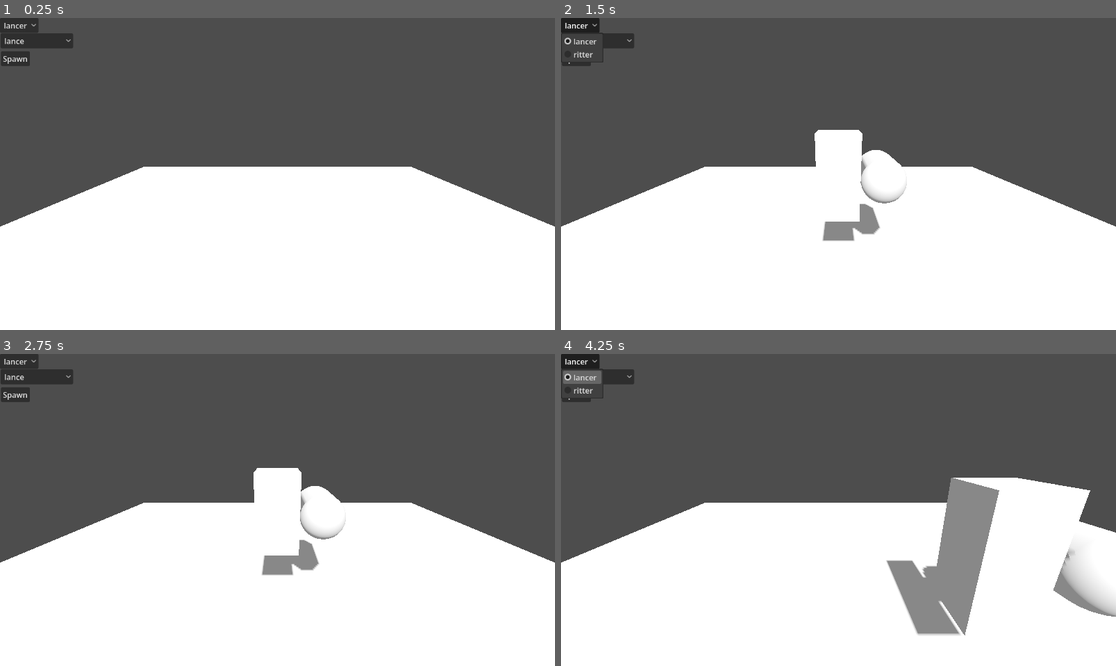
Above: before the commit, frames 1-4 (two rows, left to right).
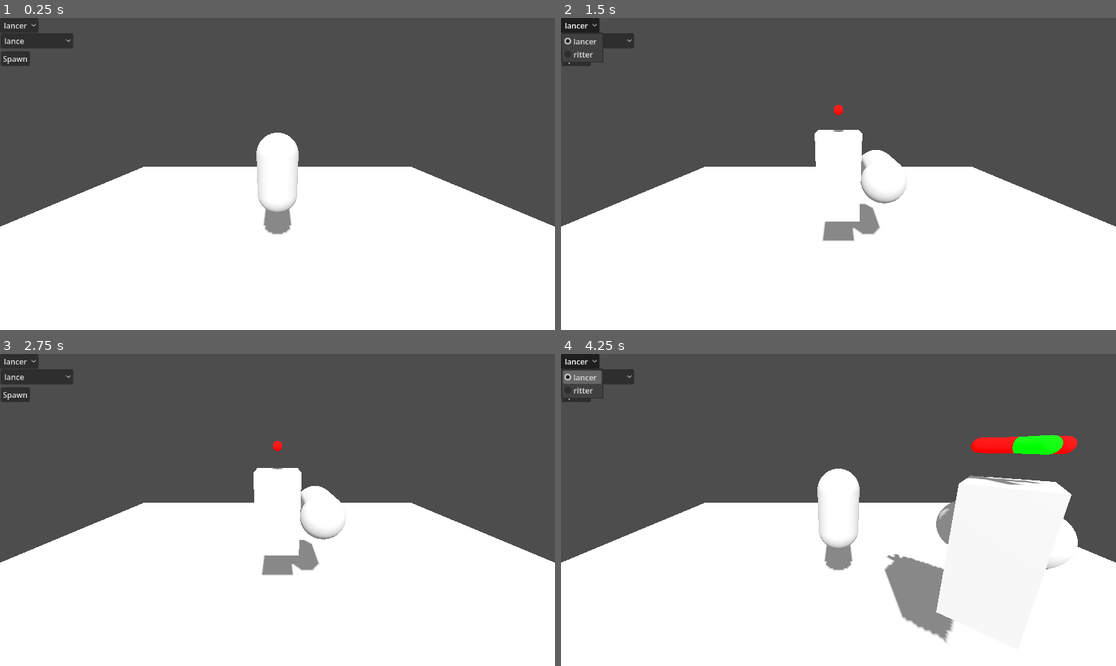
Above: after the commit, the same moments.

Repository: PSoldOut/strategiespiel
Game: Godot game, scene res://main.tscn
Same seed, same stepped clock (60 frames per second), same inputs: the game is played once before the commit and once after it.
Inputs (mouse positions are in pixels of both pictures, inside the frame that each line leads up to):
- Up to frame 1 (0.25 s): no input
- Up to frame 2 (1.5 s): click "Spawn" at 0.5 s; click "lancer" at 1.25 s
- Up to frame 3 (2.75 s): click "lance" at 2 s
- Up to frame 4 (4.25 s): move the mouse to (960, 494) at 2.77 s; hold D (right) 2.78-3.53 s; hold Space (attack) 2.78-3.53 s; click (960, 494) at 2.92 s; move the mouse to (727, 525) at 3.52 s; hold S (down) from 3.53 s (still down); tap Space (attack) at 3.6 s

The runs differ from the first frame. In frame 1, 1.2% of the frame differs, in the area x 46-54%, y 36-70%; in frame 2, less than 0.1%; in frame 3, less than 0.1%; in frame 4, 8.4%, in the area x 46-100%, y 25-93%.

Commit message:
unit is now facing target

Diff:
--- a/Units/gd/unit.gd
+++ b/Units/gd/unit.gd
@@ -4,16 +4,33 @@
 @export var body_socket_path: NodePath
 @export var weapon_socket_path: NodePath
 
+@export var unit_path: NodePath
+@export var target_path: NodePath
+@export var move_path: NodePath
+
 @export_group("Movement")
 @export var move_speed: float = 3.0
+@export var rotation_lerp_speed: float = 10.0
+
+var target_arrow: MeshInstance3D
+var move_arrow: MeshInstance3D
 
 var body_instance: Node3D
 var weapon_instance: Node3D
+var target_instance: Node3D
+
 var _is_moving: bool = false
+var _move_direction: Vector3 = Vector3.FORWARD
 
-func setup(body_scene: PackedScene, weapon_scene: PackedScene) -> void:
+func _ready() -> void:
+	target_arrow = get_node_or_null(target_path) as MeshInstance3D
+	move_arrow = get_node_or_null(move_path) as MeshInstance3D
+
+func setup(body_scene: PackedScene, weapon_scene: PackedScene, target_node: Node3D = null) -> void:
 	var body_socket := get_node_or_null(body_socket_path) as Node3D
 	var weapon_socket := get_node_or_null(weapon_socket_path) as Node3D
+
+	target_instance = target_node
 
 	if body_socket == null:
 		push_error("Unit: body socket not found")
@@ -40,8 +57,12 @@
 	if body_instance.has_method("set_weapon"):
 		body_instance.set_weapon(weapon_instance)
 
+func set_target(target_node: Node3D) -> void:
+	target_instance = target_node
+
 func _process(delta: float) -> void:
 	_handle_movement(delta)
+	_update_direction_visuals(delta)
 	_update_animation(delta)
 
 func _input(event: InputEvent) -> void:
@@ -64,7 +85,52 @@
 
 	if _is_moving:
 		input = input.normalized()
+		_move_direction = input
 		global_position += input * move_speed * delta
+
+func _update_direction_visuals(delta: float) -> void:
+	var has_target := target_instance != null and is_instance_valid(target_instance)
+
+	var target_dir := Vector3.ZERO
+	if has_target:
+		target_dir = target_instance.global_position - global_position
+		target_dir.y = 0.0
+		if target_dir.length_squared() > 0.0001:
+			target_dir = target_dir.normalized()
+		else:
+			target_dir = Vector3.ZERO
+
+	# move arrow zeigt letzte/laufende Bewegungsrichtung
+	if move_arrow != null:
+		move_arrow.visible = _is_moving
+		if _is_moving:
+			var move_angle := atan2(_move_direction.x, _move_direction.z)
+			move_arrow.rotation.y = lerp_angle(
+				move_arrow.rotation.y,
+				move_angle,
+				rotation_lerp_speed * delta
+			)
+
+	# target arrow zeigt immer auf target
+	if target_arrow != null:
+		target_arrow.visible = has_target
+		if has_target and target_dir != Vector3.ZERO:
+			var target_angle := atan2(target_dir.x, target_dir.z) + PI
+			target_arrow.rotation.y = lerp_angle(
+				target_arrow.rotation.y,
+				target_angle,
+				rotation_lerp_speed * delta
+			)
+			body_instance.rotation.y = lerp_angle(
+				body_instance.rotation.y,
+				target_angle,
+				rotation_lerp_speed * delta
+			)
+			weapon_instance.rotation.y = lerp_angle(
+				weapon_instance.rotation.y,
+				target_angle,
+				rotation_lerp_speed * delta
+			)
 
 func _update_animation(delta: float) -> void:
 	if body_instance != null and body_instance.has_method("set_moving"):
@@ -80,7 +146,6 @@
 		weapon_instance.update_animation(delta)
 
 func attack() -> void:
-
 	if body_instance != null and body_instance.has_method("play_attack"):
 		body_instance.play_attack()
 
--- a/Units/tscn/unit.tscn
+++ b/Units/tscn/unit.tscn
@@ -1,12 +1,38 @@
 [gd_scene format=3 uid="uid://bixgt8tpbdxvh"]
 
 [ext_resource type="Script" uid="uid://msxrfqyj1536" path="res://Units/gd/unit.gd" id="1_xivwj"]
+
+[sub_resource type="StandardMaterial3D" id="StandardMaterial3D_xivwj"]
+albedo_color = Color(1, 0.019607844, 0.019607844, 1)
+
+[sub_resource type="CapsuleMesh" id="CapsuleMesh_001pk"]
+material = SubResource("StandardMaterial3D_xivwj")
+radius = 0.1
+height = 1.0
+
+[sub_resource type="StandardMaterial3D" id="StandardMaterial3D_v7enw"]
+albedo_color = Color(0, 1, 0, 1)
+
+[sub_resource type="CapsuleMesh" id="CapsuleMesh_b1do3"]
+material = SubResource("StandardMaterial3D_v7enw")
+radius = 0.1
+height = 1.0
 
 [node name="Unit" type="Node3D" unique_id=1872439523]
 script = ExtResource("1_xivwj")
 body_socket_path = NodePath("body_socket")
 weapon_socket_path = NodePath("weapon_socket")
+target_path = NodePath("Target")
+move_path = NodePath("Move")
 
 [node name="body_socket" type="Node3D" parent="." unique_id=1596862037]
 
 [node name="weapon_socket" type="Node3D" parent="." unique_id=190554313]
+
+[node name="Target" type="MeshInstance3D" parent="." unique_id=1695142083]
+transform = Transform3D(1, 0, 0, 0, -4.371139e-08, -1, 0, 1, -4.371139e-08, 0, 1.5, 0)
+mesh = SubResource("CapsuleMesh_001pk")
+
+[node name="Move" type="MeshInstance3D" parent="." unique_id=1044653915]
+transform = Transform3D(1, 0, 0, 0, -4.371139e-08, -1, 0, 1, -4.371139e-08, 0, 1.5, 0)
+mesh = SubResource("CapsuleMesh_b1do3")
--- a/main.tscn
+++ b/main.tscn
@@ -17,6 +17,8 @@
 
 [sub_resource type="BoxMesh" id="BoxMesh_5vw27"]
 
+[sub_resource type="CapsuleMesh" id="CapsuleMesh_272bh"]
+
 [node name="main" type="Node3D" unique_id=1497122719]
 
 [node name="Pivot" type="Node3D" parent="." unique_id=775453112 node_paths=PackedStringArray("target")]
@@ -26,7 +28,7 @@
 [node name="Camera3D" type="Camera3D" parent="Pivot" unique_id=820772809]
 transform = Transform3D(1, 0, 0, 0, 0.9926162, 0.12129766, 0, -0.12129766, 0.9926162, 0, 1.2076938, 4.474905)
 
-[node name="SpawnTester" type="Control" parent="Pivot/Camera3D" unique_id=876545644 node_paths=PackedStringArray("spawn_parent", "camera")]
+[node name="SpawnTester" type="Control" parent="Pivot/Camera3D" unique_id=876545644 node_paths=PackedStringArray("spawn_parent", "camera", "target_node")]
 layout_mode = 3
 anchors_preset = 0
 size_flags_horizontal = 3
@@ -37,6 +39,7 @@
 weapon_scenes = Array[PackedScene]([ExtResource("5_efxa6"), ExtResource("6_dg77c")])
 spawn_parent = NodePath("../../..")
 camera = NodePath("..")
+target_node = NodePath("../../../World/Enemy")
 
 [node name="BodySelect" type="OptionButton" parent="Pivot/Camera3D/SpawnTester" unique_id=1455076525]
 layout_mode = 0
@@ -76,3 +79,8 @@
 [node name="MeshInstance3D" type="MeshInstance3D" parent="World/Ground" unique_id=1403301906]
 transform = Transform3D(20, 0, 0, 0, 1, 0, 0, 0, 20, 0, 0, 0)
 mesh = SubResource("BoxMesh_5vw27")
+
+[node name="Enemy" type="Node3D" parent="World" unique_id=1632828372]
+
+[node name="MeshInstance3D" type="MeshInstance3D" parent="World/Enemy" unique_id=1394663274]
+mesh = SubResource("CapsuleMesh_272bh")
--- a/spawn_tester.gd
+++ b/spawn_tester.gd
@@ -6,6 +6,7 @@
 @export var weapon_scenes: Array[PackedScene] = []
 @export var spawn_parent: Node3D
 @export var camera: Camera3D
+@export var target_node: Node3D
 
 @onready var body_select: OptionButton = $BodySelect
 @onready var weapon_select: OptionButton = $WeaponSelect
@@ -28,6 +29,7 @@
 
 func on_spawn_button_pressed() -> void:
 	print("SPAWN BUTTON PRESSED")
+
 	if unit_scene == null or spawn_parent == null:
 		return
 
@@ -37,12 +39,10 @@
 	if weapon_select.selected < 0 or weapon_select.selected >= weapon_scenes.size():
 		return
 
-	# Alte Unit entfernen
 	if current_unit != null and is_instance_valid(current_unit):
 		current_unit.queue_free()
 		current_unit = null
 
-	# Neue Unit erzeugen
 	var unit := unit_scene.instantiate() as Unit
 	if unit == null:
 		return
@@ -51,11 +51,13 @@
 	unit.global_position = Vector3.ZERO
 	unit.setup(
 		body_scenes[body_select.selected],
-		weapon_scenes[weapon_select.selected]
+		weapon_scenes[weapon_select.selected],
+		target_node
 	)
 
 	current_unit = unit
 
 	if camera != null and camera.has_method("focus_on"):
 		camera.focus_on(unit)
+
 	get_viewport().gui_release_focus()
